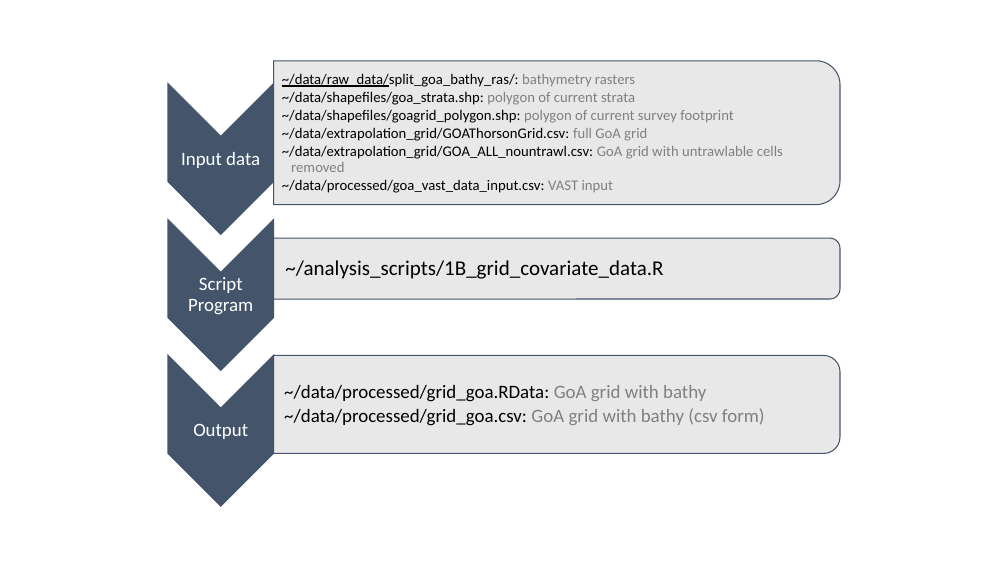
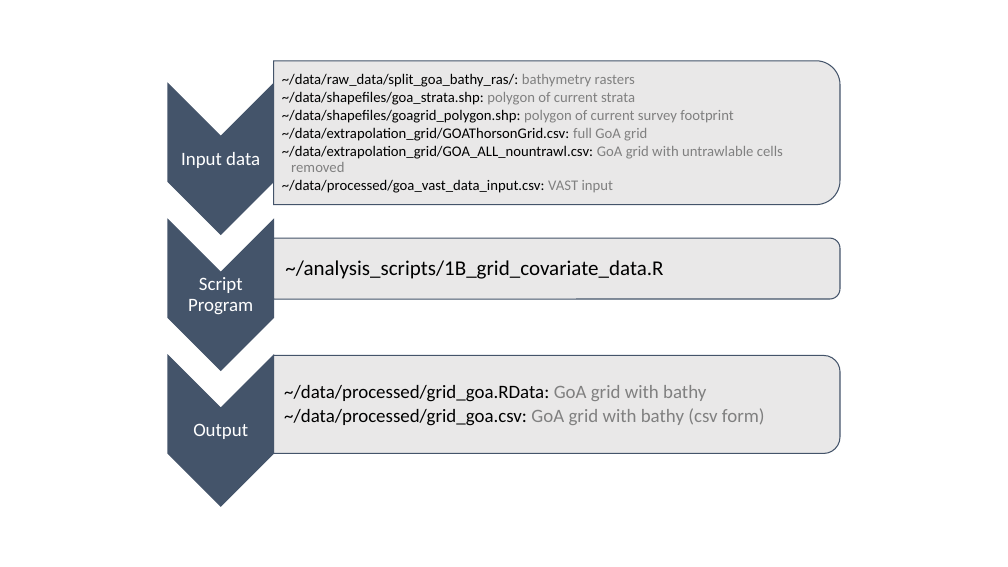
Before and after one commit to zoyafuso-NOAA/Optimal_Allocation_GoA, a slide deck: slide 2 of graphics/Workflow.pptx. Drawn at 1008x567 pixels with LibreOffice and Linux fonts; fonts in the diff are those of the drawing. Boxes give left, top, right and bottom in pixels: in the first picture for what was removed or moved away, otherwise in the second. Text is boxed around its words. In the diff, an @@ line names an element or a change of style, - is before the commit and + after.

```diff
--- a/graphics/Workflow.pptx
+++ b/graphics/Workflow.pptx
@@ text at <box>282,73,635,87</box>: underline off in "~/data/raw_data/split_goa_bathy_ras/:" @@
```
Also in this commit, not shown: 1 slide added, 2 other files.
